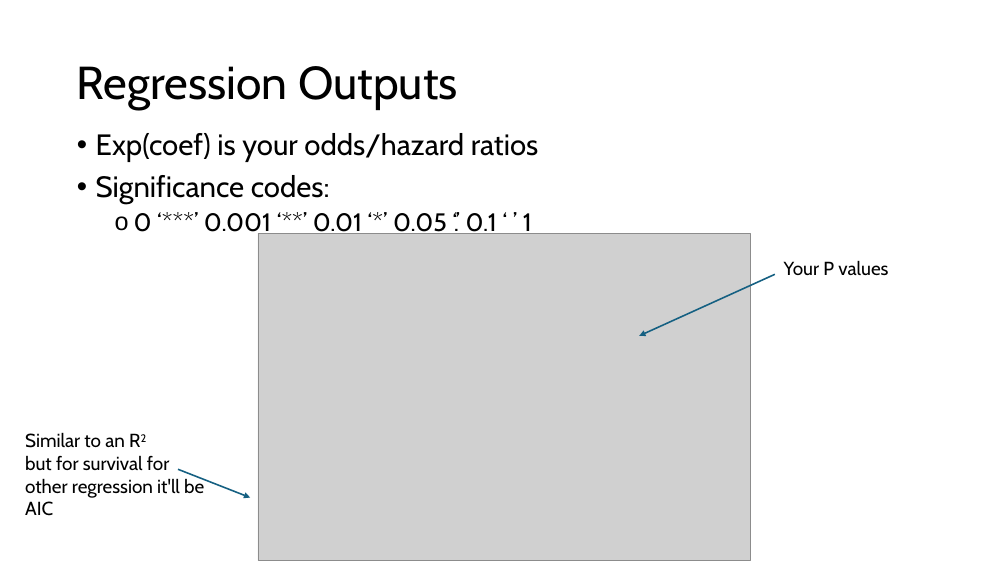
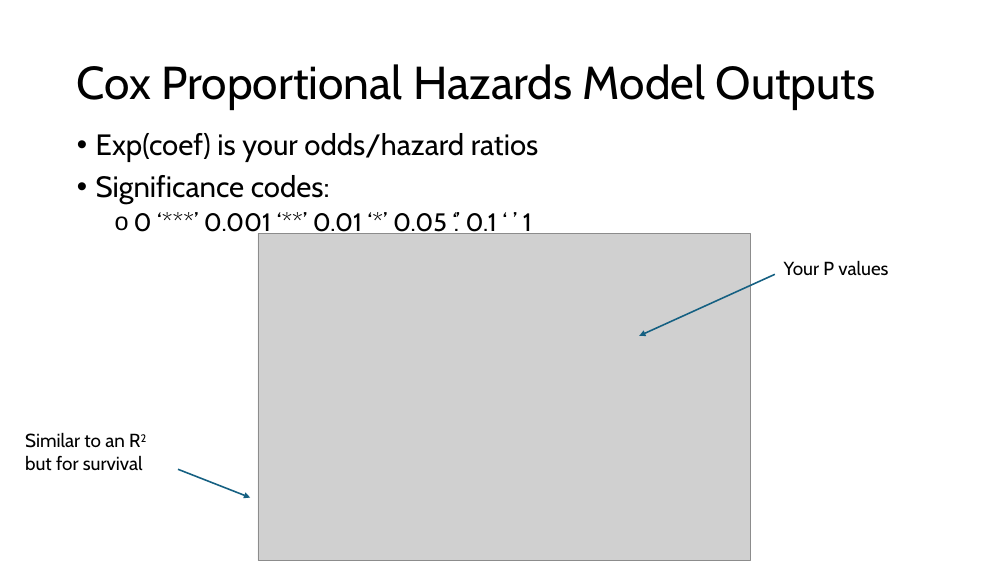
Before and after one commit to HTS-dev96/Pragmatic-R-and-Stats, a slide deck: slide 26 of Pratical Approach to stats and R.pptx (slide 11 before the commit). Drawn at 1008x567 pixels with LibreOffice and Linux fonts; fonts in the diff are those of the drawing; grey boxes stand for pictures. Boxes give left, top, right and bottom in pixels: in the first picture for what was removed or moved away, otherwise in the second. Text is boxed around its words. In the diff, an @@ line names an element or a change of style, - is before the commit and + after.

```diff
--- a/Pratical Approach to stats and R.pptx
+++ b/Pratical Approach to stats and R.pptx
@@ title at [77, 64, 876, 110]: text changed @@
-Regression Outputs
+Cox Proportional Hazards Model Outputs
@@ text at [25, 456, 143, 471]: text changed @@
-but for survival for other regression it'll be AIC
+but for survival
```
Also in this commit, not shown: 5 other slides changed, 2 slides added.
